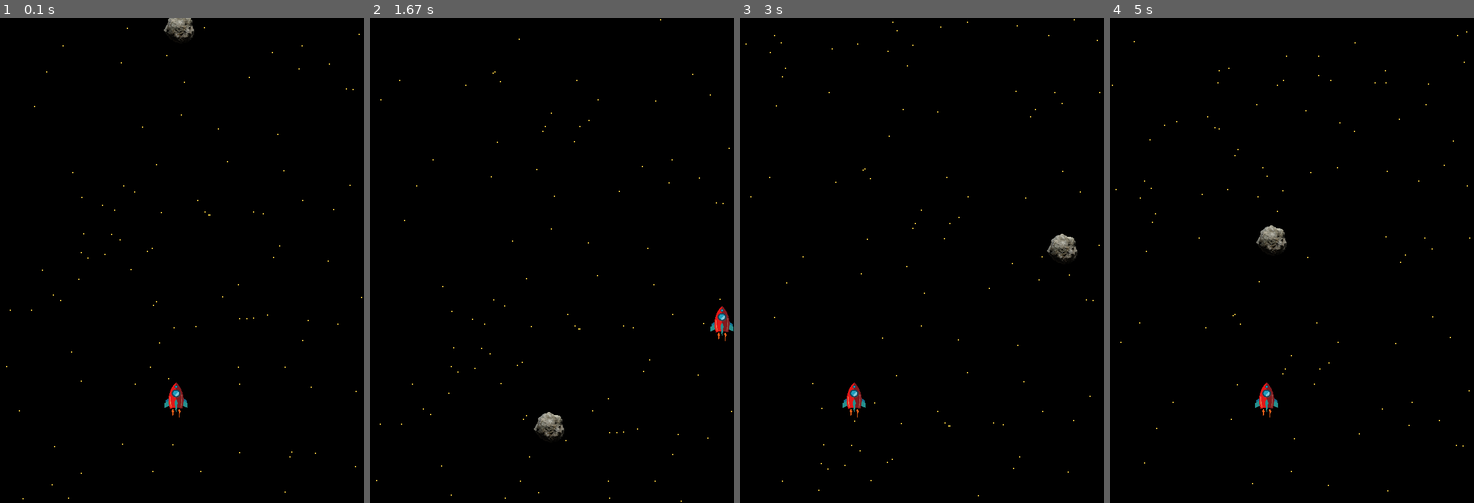
Above: before the commit, frames 1-4 (left to right).
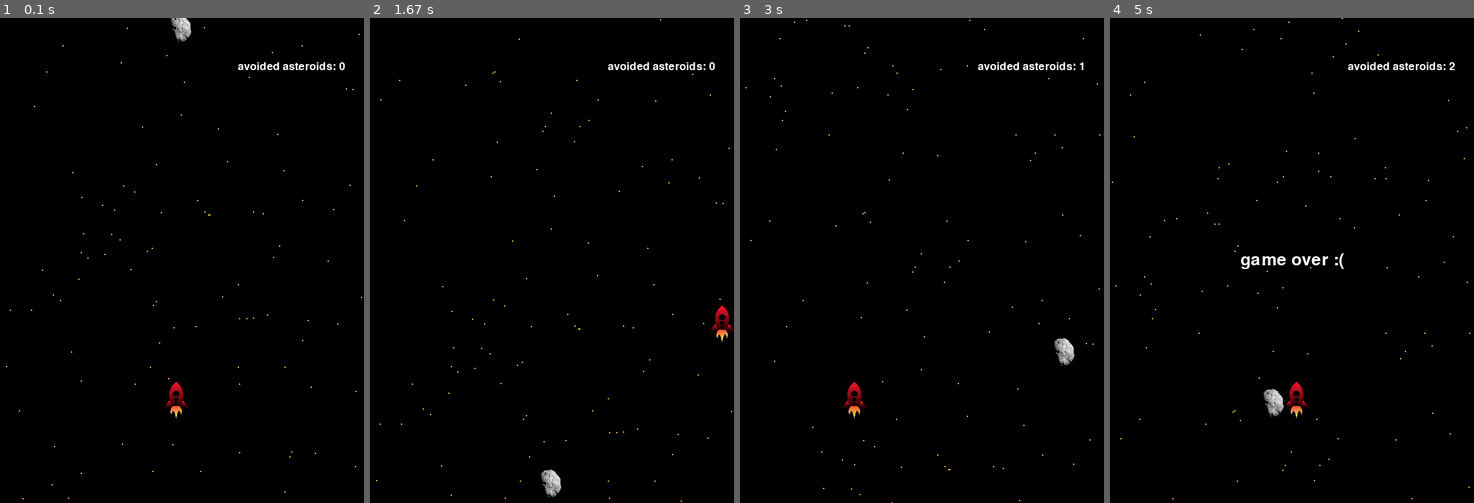
Above: after the commit, the same moments.

Repository: TimoFlesch/pygame_spaceship
Game: pygame game, started from code/spacegame.py
Same seed, same stepped clock (60 frames per second), same inputs: the game is played once before the commit and once after it.
Inputs:
- Up to frame 1 (0.1 s): no input
- Up to frame 2 (1.67 s): hold Right 0.33-0.8 s; hold Up 0.83-1.13 s; hold Right 1.17-1.63 s
- Up to frame 3 (3 s): hold Left 1.67-2.2 s; hold Down 2.23-2.53 s; hold Left 2.57-2.97 s
- Up to frame 4 (5 s): hold Up 3-3.37 s; hold Right 3.4-4.03 s; hold Down 4.07-4.43 s; hold Left 4.47-4.93 s

The runs differ from the first frame. In frame 1, 0.7% of the frame differs, in the area x 45-95%, y 0-83%; in frame 2, 1.0%; in frame 3, 1.1%; in frame 4, 1.5%, in the area x 0-99%, y 0-100%.

Commit message:
potentially final commit

Diff:
--- a/code/first_attempt.py
+++ /dev/null
@@ -1,211 +0,0 @@
-# adds score (number of dodged objects)
-# also increases difficulty by making game faster and obstacles bigger with
-# each dodged obstacle
-import pygame
-import time
-import random
-import numpy as np
-
-# window constants
-WINDOW_WIDTH = 800
-WINDOW_HEIGHT = 1000
-
-# agent constants
-AGENT_WIDTH = 60
-AGENT_HEIGHT = 100
-
-AGENT_STARTX = WINDOW_WIDTH * .45
-AGENT_STARTY = WINDOW_HEIGHT * .75
-
-AGENT_SPEED = 5
-
-# image paths
-PATH_AGENTIMG = '../assets/spaceship.png'
-PATH_ASTEROIDIMG = '../assets/asteroid.png'
-
-# colors
-COL_WHITE = (255, 255, 255)
-COL_BLACK = (0, 0, 0)
-COL_YELLOW = (245, 206, 66)
-
-# obstacle constants
-OBSTACLE_WIDTH = 50
-OBSTACLE_HEIGHT = 50
-OBSTACLE_SPEED = 7
-
-# stars (background)
-N_STARS = 100
-STARS_STARTX = np.random.randint(0, WINDOW_WIDTH, N_STARS)
-STARS_STARTY = np.random.randint(0, WINDOW_HEIGHT, N_STARS)
-STARS_WIDTH = 2
-STARS_HEIGHT = 2
-STARS_SPEED = 2
-
-
-pygame.init()
-game_display = pygame.display.set_mode((WINDOW_WIDTH, WINDOW_HEIGHT))
-pygame.display.set_caption('asteroids 1.0')
-
-clock = pygame.time.Clock()
-
-agent_img = pygame.image.load(PATH_AGENTIMG)
-# make image smaller
-agent_img = pygame.transform.scale(agent_img, (AGENT_WIDTH, AGENT_HEIGHT))
-
-asteroid_img = pygame.image.load(PATH_ASTEROIDIMG)
-
-
-def draw_agent(x, y):
-    game_display.blit(agent_img, (x, y))
-
-
-def draw_stars(x, y, w, h):
-    for ii in range(x.shape[0]):
-        pygame.draw.rect(game_display, COL_YELLOW, [x[ii], y[ii], w, h])
-
-
-def draw_obstacle(x, y, w, h, col):
-    # pygame.draw.rect(game_display, col, [x, y, w, h])
-    game_display.blit(asteroid_img, (x, y))
-
-
-def draw_dodgecounter(count):
-    font = pygame.font.SysFont(None, 26)
-    text = font.render("Avoided Collisions: " + str(count),
-                True, COL_WHITE)
-    game_display.blit(text, (0, 0))
-
-
-def update_stars(x, y):
-    for ii in range(len(x)):
-        if y[ii] > WINDOW_HEIGHT:
-            y[ii] = 0
-            x[ii] = np.random.randint(0, WINDOW_WIDTH, 1)
-    return x, y
-
-
-def print_message(messageText):
-    textFont = pygame.font.Font('freesansbold.ttf', 28)
-    textSurface = textFont.render(messageText, True, COL_WHITE)
-    textRect = textSurface.get_rect()
-    textRect.center = ((WINDOW_WIDTH/2, WINDOW_HEIGHT/2))
-
-    game_display.blit(textSurface, textRect)
-    pygame.display.update()
-
-
-def agent_left_screen(waitSecs=2):
-    # print message
-    print_message('game over!')
-    # wait for three seconds
-    time.sleep(waitSecs)
-    main_loop()
-
-
-def agent_crashed(waitSecs=2):
-    print_message('game over!')
-    time.sleep(waitSecs)
-    main_loop()
-
-
-def main_loop():
-    quitGame = False
-    agentXPos = AGENT_STARTX
-    agentYPos = AGENT_STARTY
-
-    n_dodged = 0
-
-    # define change of x and y (init to 0)
-    delta_x = 0
-    delta_y = 0
-
-    # init obstacle
-    obstacleXPos = random.randrange(0, agentXPos)
-    obstacleYPos = -agentYPos
-    obstacleSpeed = OBSTACLE_SPEED
-
-    # init stars
-    starsXPos = STARS_STARTX
-    starsYPos = STARS_STARTY
-    starsSpeed = STARS_SPEED
-
-    while not quitGame:
-        for event in pygame.event.get():
-
-            if event.type == pygame.QUIT:
-                pygame.quit()
-                quit()
-
-            # check if any key is currently being pressed
-            if event.type == pygame.KEYDOWN:
-                # if left key, move left
-                if event.key == pygame.K_LEFT:
-                    delta_x = -AGENT_SPEED
-                elif event.key == pygame.K_RIGHT:
-                    delta_x = AGENT_SPEED
-                elif event.key == pygame.K_UP:
-                    delta_y = -AGENT_SPEED
-                elif event.key == pygame.K_DOWN:
-                    delta_y = AGENT_SPEED
-                elif event.key == pygame.K_ESCAPE:
-                    pygame.quit()
-                    quit()
-            # if key released, stop moving
-            if event.type == pygame.KEYUP:
-                if event.key == pygame.K_LEFT or event.key == pygame.K_RIGHT:
-                    delta_x = 0
-                elif event.key == pygame.K_UP or event.key == pygame.K_DOWN:
-                    delta_y = 0
-            # print(event)
-        game_display.fill(COL_BLACK)
-
-        # draw stars
-        draw_stars(starsXPos, starsYPos, STARS_WIDTH, STARS_HEIGHT)
-        starsYPos += starsSpeed
-        starsXPos, starsYPos = update_stars(starsXPos, starsYPos)
-        # draw dodge counter
-        draw_dodgecounter(n_dodged)
-
-        # update location of agent
-        agentXPos += delta_x
-        agentYPos += delta_y
-        draw_agent(agentXPos, agentYPos)
-
-        # update location of obstacles
-        draw_obstacle(obstacleXPos, obstacleYPos,
-                        OBSTACLE_WIDTH, OBSTACLE_HEIGHT, COL_WHITE)
-        obstacleYPos += obstacleSpeed
-
-        # if obstacle has left screen, put it back on top, but
-        # with new random x location
-        if obstacleYPos > WINDOW_HEIGHT:
-            obstacleYPos = 0-OBSTACLE_HEIGHT
-            obstacleXPos = random.randrange(0, WINDOW_WIDTH)
-            # count up score and increase difficulty of game
-            n_dodged += 1
-            obstacleSpeed += 1
-            starsSpeed += 1
-            # OBSTACLE_WIDTH += (n_dodged * 1.2)
-
-        # if obstacle has touched agent, restart
-        if agentYPos < obstacleYPos+OBSTACLE_HEIGHT:
-            if not(agentYPos < obstacleYPos):
-                if (obstacleXPos + OBSTACLE_WIDTH > agentXPos and
-                        agentXPos > obstacleXPos or
-                        agentXPos+AGENT_WIDTH > obstacleXPos and
-                        agentXPos+AGENT_WIDTH < obstacleXPos +
-                        OBSTACLE_WIDTH):
-                    agent_crashed()
-        # if agent has left screen, restart
-        if (agentXPos < 0 or agentYPos < 0 or agentXPos
-                > WINDOW_WIDTH - AGENT_WIDTH
-                or agentYPos > WINDOW_HEIGHT - AGENT_HEIGHT):
-            agent_left_screen()
-        pygame.display.update()
-
-        clock.tick(60)
-
-
-main_loop()
-pygame.quit()
-quit()
--- a/code/main.py
+++ b/code/spacegame.py
@@ -48,7 +48,8 @@
     def __init__(self, w=AGENT_WIDTH, h=AGENT_HEIGHT, col=(255, 255, 255)):
         super(Agent, self).__init__()
         self.image = pygame.image.load(IMG_AGENT).convert()
-        self.image = pygame.transform.scale(self.image, (AGENT_WIDTH, AGENT_HEIGHT))
+        self.image = pygame.transform.scale(self.image,
+                                (AGENT_WIDTH, AGENT_HEIGHT))
         self.rect = self.image.get_rect()
         self.rect.x = AGENT_STARTX
         self.rect.y = AGENT_STARTY
@@ -84,7 +85,8 @@
     def __init__(self):
         super(Obstacle, self).__init__()
         self.image = pygame.image.load(IMG_OBSTACLE).convert()
-        self.image = pygame.transform.scale(self.image, (OBSTACLE_WIDTH, OBSTACLE_HEIGHT))
+        self.image = pygame.transform.scale(self.image,
+                            (OBSTACLE_WIDTH, OBSTACLE_HEIGHT))
         self.rect = self.image.get_rect()
         self.rect.x = random.randrange(0, WINDOW_WIDTH-OBSTACLE_WIDTH)
         self.rect.y = 0-OBSTACLE_HEIGHT
@@ -109,7 +111,7 @@
         self.surf = pygame.Surface((STARS_WIDTH, STARS_HEIGHT))
         self.surf.fill((COL_YELLOW))
         self.rect = self.surf.get_rect(center=(random.randint(0, WINDOW_WIDTH),
-                        random.randint(0, WINDOW_HEIGHT)))
+                                            random.randint(0, WINDOW_HEIGHT)))
         self.speed = STARS_SPEED
 
     def update(self):
@@ -127,10 +129,10 @@
     """instantiates a new game"""
 
     def __init__(self, w=WINDOW_WIDTH, h=WINDOW_HEIGHT):
-        self.score = 0
+        self.score = -1
         self.is_game_over = False
         self.display = pygame.display.set_mode((w, h))
-        pygame.display.set_caption('asteroids 1.2')
+        pygame.display.set_caption('asteroids game')
         self.display.fill(COL_BLACK)
         self.waitSecs = 2
         self.agent = Agent()
@@ -150,6 +152,14 @@
     def update_state(self):
         # overwrite prev disp content
         self.display.fill(COL_BLACK)
+
+        # check score, if increased, update speed
+        if self.obstacle.rect.bottom == 0:
+            self.score += 1
+            self.obstacle.speed += .5
+            for star in self.stars:
+                star.speed += .5
+
         # move agent
         keys = pygame.key.get_pressed()
         self.agent.update(keys)
@@ -159,6 +169,7 @@
         # move obstacles
         self.obstacle.update()
 
+
     def check_state(self):
         # check for collisions etc (i.e. game over state)
         return pygame.sprite.collide_rect(self.agent, self.obstacle)
@@ -168,7 +179,12 @@
             self.display.blit(entity.surf, entity.rect)
         self.display.blit(self.agent.image, self.agent.rect)
         self.display.blit(self.obstacle.image, self.obstacle.rect)
+        self.disp_score()
         pygame.display.update()
+
+    def disp_score(self):
+        score_txt = 'avoided asteroids: ' + str(self.score)
+        self.render_text(score_txt,18, 0.8*WINDOW_WIDTH, 0.1*WINDOW_HEIGHT)
 
     def disp_game_over(self):
         # print message
@@ -176,11 +192,11 @@
         # wait for three seconds
         time.sleep(self.waitSecs)
 
-    def render_text(self,messageText):
-        textFont = pygame.font.Font('freesansbold.ttf', 28)
+    def render_text(self, messageText, font_size=28, x=WINDOW_WIDTH/2, y=WINDOW_HEIGHT/2):
+        textFont = pygame.font.Font('freesansbold.ttf', font_size)
         textSurface = textFont.render(messageText, True, COL_WHITE)
         textRect = textSurface.get_rect()
-        textRect.center = ((WINDOW_WIDTH/2, WINDOW_HEIGHT/2))
+        textRect.center = ((x, y))
 
         self.display.blit(textSurface, textRect)
         pygame.display.update()
@@ -189,6 +205,10 @@
         # resets game state
         self.agent.reset_pos()
         self.obstacle.reset_pos()
+        self.obstacle.speed = OBSTACLE_SPEED
+        for star in self.stars:
+            star.speed = STARS_SPEED
+        self.score = -1
 
     def run(self):
         # process events
@@ -223,5 +243,6 @@
     pygame.quit()
     quit()
 
+
 if __name__ == "__main__":
     main()
Not shown, changed: README.md
Binary file changed: assets/asteroid.png
Binary file added: assets/game_screen.png
Binary file changed: assets/spaceship.png
Binary file removed: assets/tree.png
